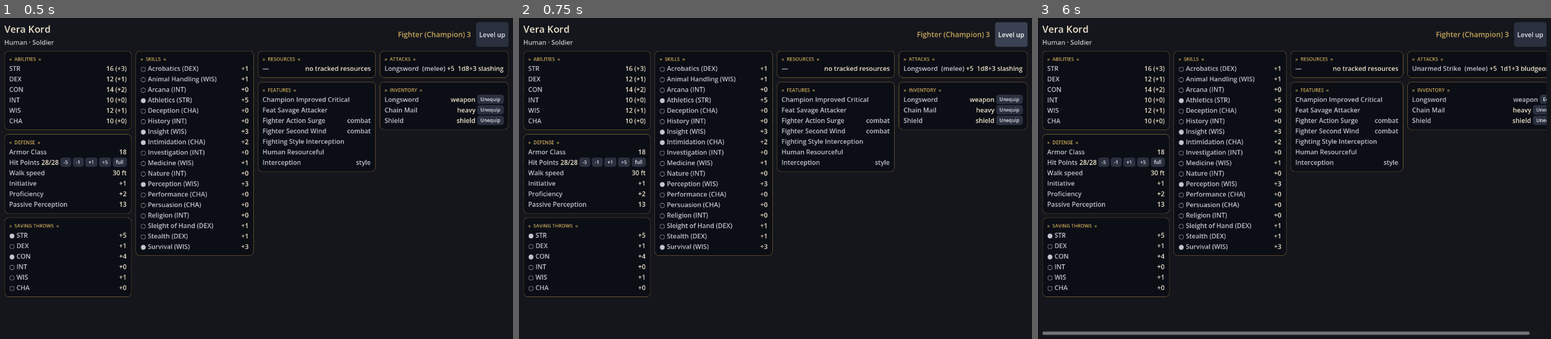
Above: before the commit, frames 1-3 (left to right).
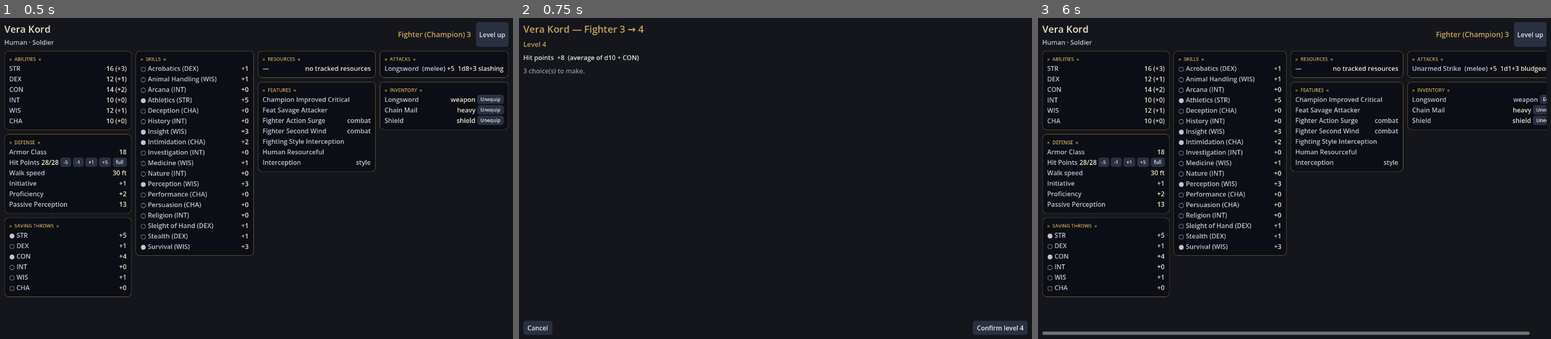
Above: after the commit, the same moments.

Repository: EgecanOzcakar/sorcmerc
Game: Godot game, scene res://scenes/profile/profile.tscn
Two runs of this game, one before a commit and one after it. Both use one fixed random seed, a clock stepped at 60 frames per second and the inputs below. This scene is started directly instead of the project's main scene.
Inputs (mouse positions are in pixels of both pictures, inside the frame that each line leads up to):
- Up to frame 1 (0.5 s): no input
- Up to frame 2 (0.75 s): click "Level up" at 0.5 s
- Up to frame 3 (6 s): click (1058, 326) at 1.25 s, where only the run after the commit has a clickable "Cancel"; click "-5" at 2 s; click "-1" at 2.75 s; click "+1" at 3.5 s; click "+5" at 4.25 s; click "full" at 5 s; click "Unequip" at 5.75 s

Frame 1 is identical in both runs. In frame 2, 8.1% of the frame differs, in the area x 0-100%, y 1-99%; in frame 3, nothing differs.

Commit message:
T2: level-up screen, opened from the profile's Level up button
scenes/creator/levelup.{gd,tscn}: preview the gains -> Confirm -> answer the
pending choices with creator.gd's five static choice functions -> Done. Cancel
before Confirm changes nothing; after it the level stands and any unanswered
choice stays pending (the build re-resolves at any time).

creator.gd: _build_theme's body becomes a static dark_theme() so the new screen
shares one copy instead of a third duplicate. Behaviour unchanged.

profile.gd: _level_up() opens the overlay and re-renders on close.

Full suite green: hex 66 / combat 765 / rules 312 / creator 245 / profile 181 /
party 72 / leveling 216, drive_creator OK.

Co-Authored-By: Claude Opus 5 <noreply@anthropic.com>

Diff:
--- a/scenes/creator/creator.gd
+++ b/scenes/creator/creator.gd
@@ -348,6 +348,10 @@
 	return s
 
 func _build_theme() -> void:
+	theme = dark_theme()
+
+# Static so other screens (scenes/creator/levelup.gd) share one copy.
+static func dark_theme() -> Theme:
 	var th := Theme.new()
 	var mk := func(bg: Color) -> StyleBoxFlat:
 		var s := StyleBoxFlat.new()
@@ -364,7 +368,7 @@
 	th.set_color("font_hover_color", "Button", Color("ffffff"))
 	th.set_color("font_color", "Label", COL_TEXT)
 	th.set_stylebox("normal", "LineEdit", mk.call(Color("22252e")))
-	theme = th
+	return th
 
 # --- navigation -----------------------------------------------------------
 
--- /dev/null
+++ b/scenes/creator/levelup.gd
@@ -0,0 +1,206 @@
+# Level-up screen: preview what +1 grants, confirm, then answer whatever the
+# resolver now lists as pending. The choice widgets are creator.gd's five static
+# functions (pick_count / options_for / toggle / decision_for / picks_from_decision)
+# — this scene only lays them out.
+#
+# Opened as a full-screen overlay by scenes/profile/profile.gd's "Level up".
+# Injected, like the profile: set_character(ch), then listen for `finished`.
+extends Control
+
+const Creator = preload("res://scenes/creator/creator.gd")
+const Leveling = preload("res://core/leveling.gd")
+const Catalog = preload("res://core/rules/catalog.gd")
+const Save = preload("res://core/character_save.gd")
+
+# leveled = the build actually gained a level (a cancel before Confirm leaves it false).
+signal finished(leveled: bool)
+
+const COL_BG := Creator.COL_BG
+const COL_PANEL := Creator.COL_PANEL
+const COL_GOLD := Creator.COL_GOLD
+const COL_TEXT := Creator.COL_TEXT
+const COL_DIM := Creator.COL_DIM
+const COL_WARN := Creator.COL_WARN
+
+var _ch
+var _committed := false
+var _before                                  # the sheet as it was before the level
+var _body: VBoxContainer
+var _title := Label.new()
+var _status := Label.new()
+var _confirm := Button.new()
+var _cancel := Button.new()
+var _chrome := false
+
+func set_character(ch) -> void:
+	_ch = ch
+	_before = ch.sheet()
+	_committed = false
+	if not _chrome:
+		_chrome = true
+		set_anchors_preset(Control.PRESET_FULL_RECT)
+		theme = Creator.dark_theme()
+		var bg := ColorRect.new()
+		bg.color = COL_BG
+		bg.set_anchors_preset(Control.PRESET_FULL_RECT)
+		add_child(bg)
+		_build_chrome()
+	_render()
+
+func character():
+	return _ch
+
+func _build_chrome() -> void:
+	var root := VBoxContainer.new()
+	root.set_anchors_preset(Control.PRESET_FULL_RECT)
+	root.offset_left = 14; root.offset_top = 12
+	root.offset_right = -14; root.offset_bottom = -12
+	root.add_theme_constant_override("separation", 8)
+	add_child(root)
+
+	_title.add_theme_font_size_override("font_size", 24)
+	_title.add_theme_color_override("font_color", COL_GOLD)
+	root.add_child(_title)
+
+	var scroll := ScrollContainer.new()
+	scroll.size_flags_vertical = Control.SIZE_EXPAND_FILL
+	scroll.size_flags_horizontal = Control.SIZE_EXPAND_FILL
+	root.add_child(scroll)
+	_body = VBoxContainer.new()
+	_body.size_flags_horizontal = Control.SIZE_EXPAND_FILL
+	_body.add_theme_constant_override("separation", 10)
+	scroll.add_child(_body)
+
+	_status.add_theme_color_override("font_color", COL_WARN)
+	root.add_child(_status)
+
+	var nav := HBoxContainer.new()
+	nav.add_theme_constant_override("separation", 8)
+	root.add_child(nav)
+	_cancel.text = "Cancel"
+	_cancel.pressed.connect(_on_cancel)
+	nav.add_child(_cancel)
+	var spacer := Control.new()
+	spacer.size_flags_horizontal = Control.SIZE_EXPAND_FILL
+	nav.add_child(spacer)
+	_confirm.pressed.connect(_on_confirm)
+	nav.add_child(_confirm)
+
+# --- actions ---------------------------------------------------------------
+
+# Public so tests drive the flow without pressing buttons.
+func commit() -> void:
+	if _committed:
+		return
+	# ponytail: HP is the average (leveling.AVERAGE / hp_roll -1), the spec's
+	# roguelite default. Rolling is one Dice.roll away — pass it as the third arg
+	# to Leveling.add_level when a mode wants the swing.
+	Leveling.add_level(_ch)
+	_committed = true
+	_render()
+
+func _on_confirm() -> void:
+	if not _committed:
+		commit()
+		return
+	if not Leveling.can_finalize(_ch):
+		_status.text = "%d choice(s) still unmade." % Leveling.pending(_ch).size()
+		return
+	if _ch.id != "":
+		Save.save(_ch)
+	finished.emit(true)
+
+func _on_cancel() -> void:
+	# Before Confirm nothing has changed; after it, the level stands and any choice
+	# left unmade simply stays pending (the build is re-resolvable at any time).
+	finished.emit(_committed)
+
+func _pick(p: Dictionary, id: String) -> void:
+	var picks := Creator.picks_from_decision(p, _ch.choices.get(p["key"]))
+	Leveling.decide(_ch, p["key"], Creator.decision_for(p, Creator.toggle(p, picks, id)))
+	_render()
+
+# --- render ----------------------------------------------------------------
+
+func _render() -> void:
+	for c in _body.get_children():
+		c.queue_free()
+		_body.remove_child(c)
+	var cls: String = _ch.class_id()
+	if _committed:
+		_title.text = "%s — level %d" % [_ch.cname, _ch.level()]
+		_confirm.text = "Done"
+		_cancel.text = "Close"
+		_gains_panel(Leveling.gains(_before, _ch.sheet()))
+		_choices()
+	else:
+		_title.text = "%s — %s %d → %d" % [_ch.cname, Creator.humanize(cls),
+			_ch.level(), _ch.level() + 1]
+		_confirm.text = "Confirm level %d" % (_ch.level() + 1)
+		_cancel.text = "Cancel"
+		_gains_panel(Leveling.preview(_ch))
+	_status.text = ""
+
+func _gains_panel(g: Dictionary) -> void:
+	var die := int(Catalog.class_src(_ch.class_id())["hitDie"]) if _ch.class_id() != "" else 0
+	_head("Level %d" % int(g["level"]))
+	_note("Hit points  +%d  (average of d%d + CON)" % [int(g["hp"]), die], COL_TEXT)
+	if int(g["proficiency_bonus"]) > 0:
+		_note("Proficiency bonus  +%d" % int(g["proficiency_bonus"]), COL_TEXT)
+	if String(g["subclass"]) != "":
+		_note("Subclass  %s" % Creator.humanize(g["subclass"]), COL_TEXT)
+	for f in g["features"]:
+		_note("New feature  %s" % Creator.humanize(f), COL_TEXT)
+	for st in g["styles"]:
+		_note("Fighting style  %s" % Creator.humanize(st), COL_TEXT)
+	for p in g["pools"]:
+		_note("%s  %d → %d" % [Creator.humanize(p["id"]), int(p["from"]), int(p["to"])], COL_TEXT)
+	for s in g["slots"]:
+		_note("Level %d spell slots  %d → %d" % [int(s["level"]), int(s["from"]), int(s["to"])], COL_TEXT)
+	if not _committed and int(g["choices"]) > 0:
+		_note("%d choice(s) to make." % int(g["choices"]))
+
+func _choices() -> void:
+	var pend := Leveling.pending(_ch)
+	if pend.is_empty():
+		_head("Nothing left to choose")
+		return
+	var sheet = _ch.sheet()
+	for p in pend:
+		var picks := Creator.picks_from_decision(p, _ch.choices.get(p["key"]))
+		var n := Creator.pick_count(p)
+		var src: Dictionary = p["source"]
+		_head("%s — pick %d  (%d chosen)" % [
+			Creator.humanize(p["type"]).replace(" choice", ""), n, picks.size()])
+		_note("from %s %s" % [src["origin"], Creator.humanize(src["id"])])
+		var f := HFlowContainer.new()
+		f.add_theme_constant_override("h_separation", 6)
+		f.add_theme_constant_override("v_separation", 6)
+		_body.add_child(f)
+		var opts := Creator.options_for(p, sheet)
+		if opts.is_empty():
+			_note("No options available.", COL_WARN)
+		for o in opts:
+			var count := picks.count(o["id"])
+			var b := Button.new()
+			b.text = ("● " if count > 0 else "") + o["label"]
+			if Creator.allows_repeat(p) and count > 0:
+				b.text += "  +%d" % count
+			if count > 0:
+				b.add_theme_color_override("font_color", COL_GOLD)
+			b.pressed.connect(_pick.bind(p, o["id"]))
+			f.add_child(b)
+
+func _head(text: String) -> void:
+	var l := Label.new()
+	l.text = text
+	l.add_theme_font_size_override("font_size", 17)
+	l.add_theme_color_override("font_color", COL_GOLD)
+	_body.add_child(l)
+
+func _note(text: String, col: Color = COL_DIM) -> void:
+	var l := Label.new()
+	l.text = text
+	l.autowrap_mode = TextServer.AUTOWRAP_WORD_SMART
+	l.add_theme_color_override("font_color", col)
+	_body.add_child(l)
--- /dev/null
+++ b/scenes/creator/levelup.tscn
@@ -0,0 +1,10 @@
+[gd_scene load_steps=2 format=3]
+
+[ext_resource type="Script" path="res://scenes/creator/levelup.gd" id="1"]
+
+[node name="LevelUp" type="Control"]
+layout_mode = 3
+anchors_preset = 15
+anchor_right = 1.0
+anchor_bottom = 1.0
+script = ExtResource("1")
--- a/scenes/profile/profile.gd
+++ b/scenes/profile/profile.gd
@@ -150,9 +150,20 @@
 		parts.append("%s %d" % [label, s.class_levels[cid]])
 	return " / ".join(parts) if not parts.is_empty() else "Level 0"
 
-# T2 owns the real level-up flow; this scene only reserves the button.
+const LEVELUP_SCENE := "res://scenes/creator/levelup.tscn"
+
+# T2's level-up, as a full-screen overlay over the sheet (the party screen opens
+# the profile the same way). It mutates the same build, so closing just re-renders.
 func _level_up() -> void:
-	print("[profile] Level up is T2's flow — not wired yet.")
+	if not ResourceLoader.exists(LEVELUP_SCENE):
+		return
+	var overlay = load(LEVELUP_SCENE).instantiate()
+	add_child(overlay)
+	overlay.set_character(_ch)
+	overlay.finished.connect(func(_leveled):
+		overlay.queue_free()
+		_ch.dirty()
+		_render())
 
 # --- panels ------------------------------------------------------------------
 
--- a/tests/test_leveling.gd
+++ b/tests/test_leveling.gd
@@ -57,6 +57,8 @@
 	_climb("wizard", "sage")
 	_presets()
 	_preview()
+	_screen()
+	_from_profile()
 	print("test_leveling: %d passed, %d failed" % [_pass, _fail])
 	quit(1 if _fail > 0 else 0)
 
@@ -132,6 +134,56 @@
 		for e in before.equipment:
 			check(after.equipment.size() >= before.equipment.size(), "%s keeps equipment" % who)
 
+# The overlay: preview -> commit -> answer pending through its own buttons -> Done.
+func _screen() -> void:
+	var ch = Presets.vera()
+	var before: int = ch.sheet().max_hp
+	var scr = load("res://scenes/creator/levelup.tscn").instantiate()
+	root.add_child(scr)
+	scr.set_character(ch)
+	check(ch.level() == 3, "screen does not level on open")
+	scr.commit()
+	check(ch.level() == 4, "commit adds the level")
+	check(ch.sheet().max_hp > before, "committing raises max HP")
+	var seen := 0
+	for _step in 40:
+		var pend: Array = Leveling.pending(ch)
+		if pend.is_empty():
+			break
+		seen += 1
+		for id in autopick(pend[0], ch.sheet()):
+			scr._pick(pend[0], id)
+	check(seen > 0, "Vera's level 4 raised at least one choice")
+	check(Leveling.can_finalize(ch), "the screen's own buttons resolve them")
+	var done := [false]
+	scr.finished.connect(func(leveled): done[0] = leveled)
+	scr._on_confirm()
+	check(done[0], "Done reports the level was taken")
+	scr.queue_free()
+
+# The profile's button opens the overlay and the profile re-renders on close.
+func _from_profile() -> void:
+	var ch = Presets.pike()
+	var p = load("res://scenes/profile/profile.tscn").instantiate()
+	root.add_child(p)
+	p.set_character(ch)
+	p._level_up()
+	var scr = null
+	for c in p.get_children():
+		if c.has_method("commit"):
+			scr = c
+	check(scr != null, "profile opens the level-up overlay")
+	if scr == null:
+		return
+	scr.commit()
+	resolve_all(ch, "pike via profile")
+	scr._on_confirm()
+	check(p.field("classes").contains("4"), "profile re-renders at the new level (got %s)"
+		% p.field("classes"))
+	check(p.field("hp") == "%d/%d" % [ch.sheet().max_hp, ch.sheet().max_hp],
+		"profile shows the new max HP")
+	p.queue_free()
+
 # preview() must not mutate the character it previews.
 func _preview() -> void:
 	var vera = Presets.vera()
